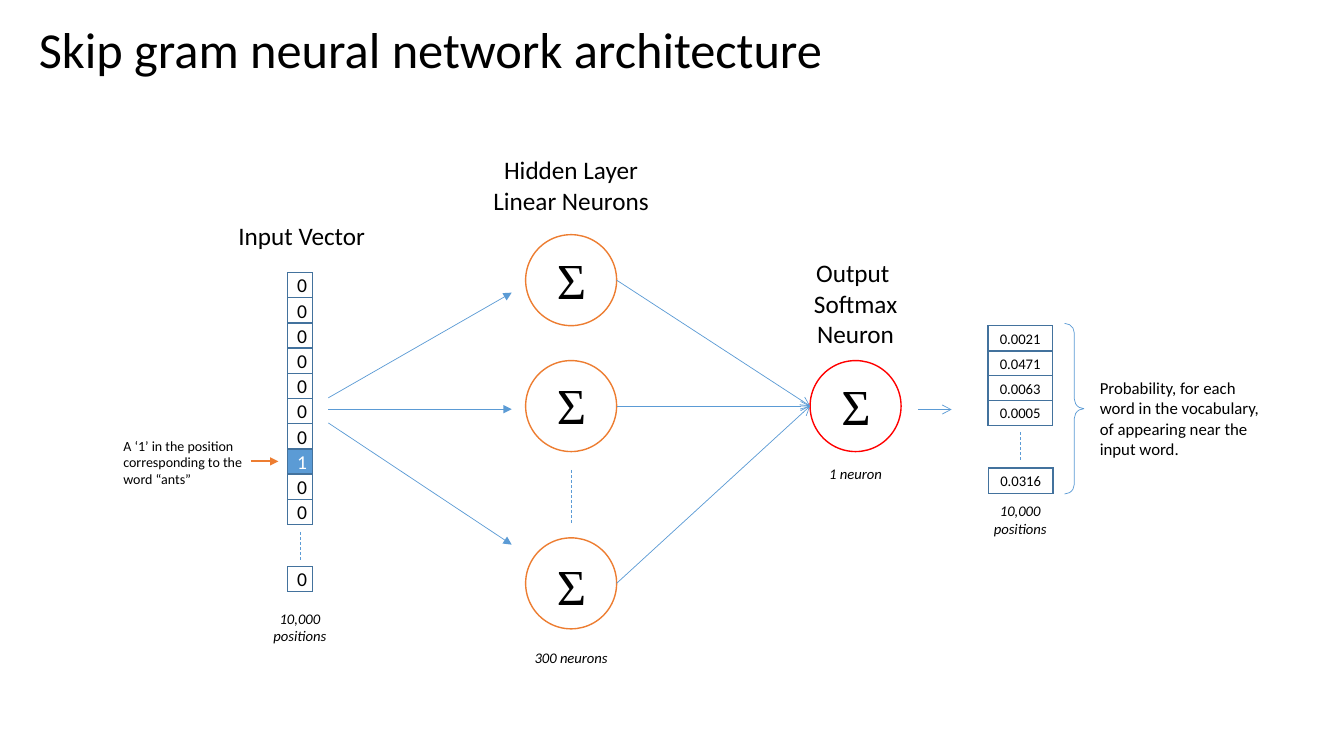
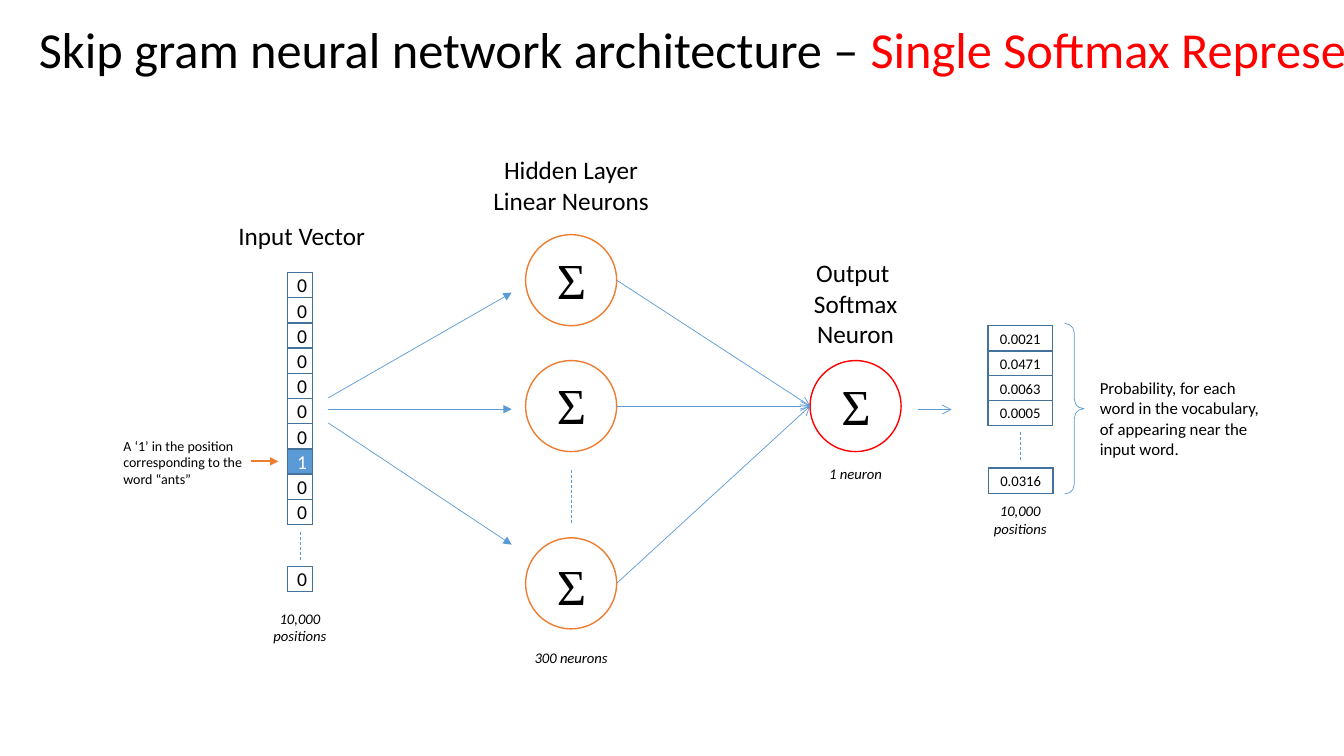
Before and after one commit to chrisjmccormick/chrisjmccormick.github.io, a slide deck: slide 2 of assets/word2vec/Word2Vec_Illustrations.pptx (slide 1 before the commit). Drawn at 1344x756 pixels with LibreOffice and Linux fonts; fonts in the diff are those of the drawing. Boxes give left, top, right and bottom in pixels: in the first picture for what was removed or moved away, otherwise in the second. Text is boxed around its words. In the diff, an @@ line names an element or a change of style, - is before the commit and + after.

Commit message:
Switched Softmax model to have many outputs

```diff
--- a/assets/word2vec/Word2Vec_Illustrations.pptx
+++ b/assets/word2vec/Word2Vec_Illustrations.pptx
@@ text at (39,33,1169,77): text changed @@
-Skip gram neural network architecture
+Skip gram neural network architecture – Single Softmax Representation
```
Also in this commit, not shown: 2 slides added, 3 other files.
